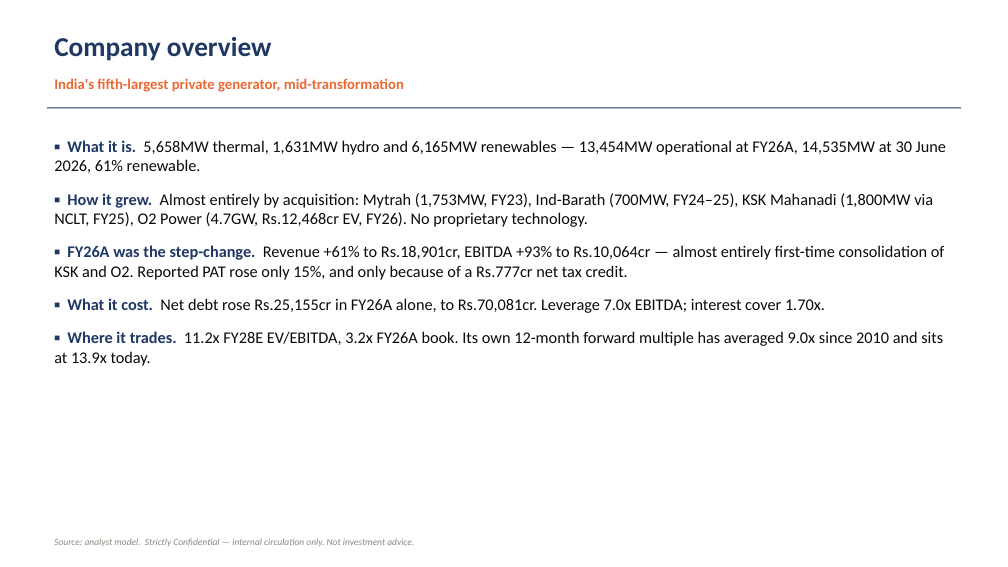
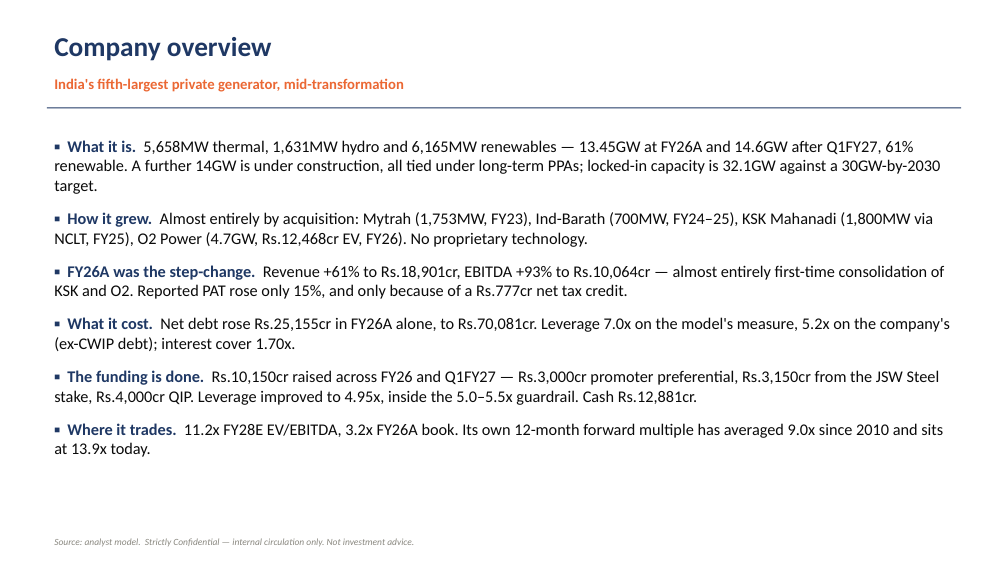
Before and after one commit to Poweravendus/Power, a slide deck: slide 2 of JSW_Energy/JSW_Energy_Pitch_Deck_July2026.pptx. Drawn at 1008x567 pixels with LibreOffice and Linux fonts; fonts in the diff are those of the drawing. Boxes give left, top, right and bottom in pixels: in the first picture for what was removed or moved away, otherwise in the second. Text is boxed around its words. In the diff, an @@ line names an element or a change of style, - is before the commit and + after.

```diff
--- a/JSW_Energy/JSW_Energy_Pitch_Deck_July2026.pptx
+++ b/JSW_Energy/JSW_Energy_Pitch_Deck_July2026.pptx
@@ text at (54, 140, 941, 194): text changed @@
-▪ What it is. 5,658MW thermal, 1,631MW hydro and 6,165MW renewables — 13,454MW operational at FY26A, 14,535MW at 30 June 2026, 61% renewable.
+▪ What it is. 5,658MW thermal, 1,631MW hydro and 6,165MW renewables — 13.45GW at FY26A and 14.6GW after Q1FY27, 61% renewable. A further 14GW is under construction, all tied under long-term PPAs; locked-in capacity is 32.1GW against a 30GW-by-2030 target.
@@ text at (54, 317, 950, 405): text changed @@
-▪ What it cost. Net debt rose Rs.25,155cr in FY26A alone, to Rs.70,081cr. Leverage 7.0x EBITDA; interest cover 1.70x.
+▪ What it cost. Net debt rose Rs.25,155cr in FY26A alone, to Rs.70,081cr. Leverage 7.0x on the model's measure, 5.2x on the company's (ex-CWIP debt); interest cover 1.70x.
+▪ The funding is done. Rs.10,150cr raised across FY26 and Q1FY27 — Rs.3,000cr promoter preferential, Rs.3,150cr from the JSW Steel stake, Rs.4,000cr QIP. Leverage improved to 4.95x, inside the 5.0–5.5x guardrail. Cash Rs.12,881cr.
```
Also in this commit, not shown: 8 other slides changed, 7 other files.
